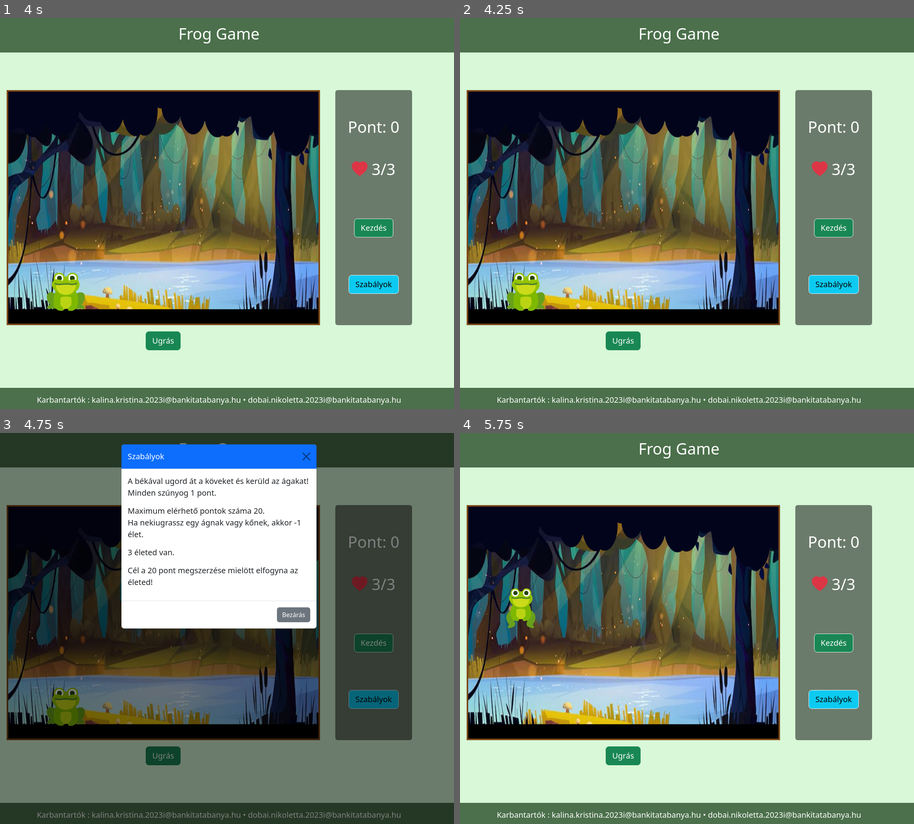
Above: before the commit, frames 1-4 (two rows, left to right).
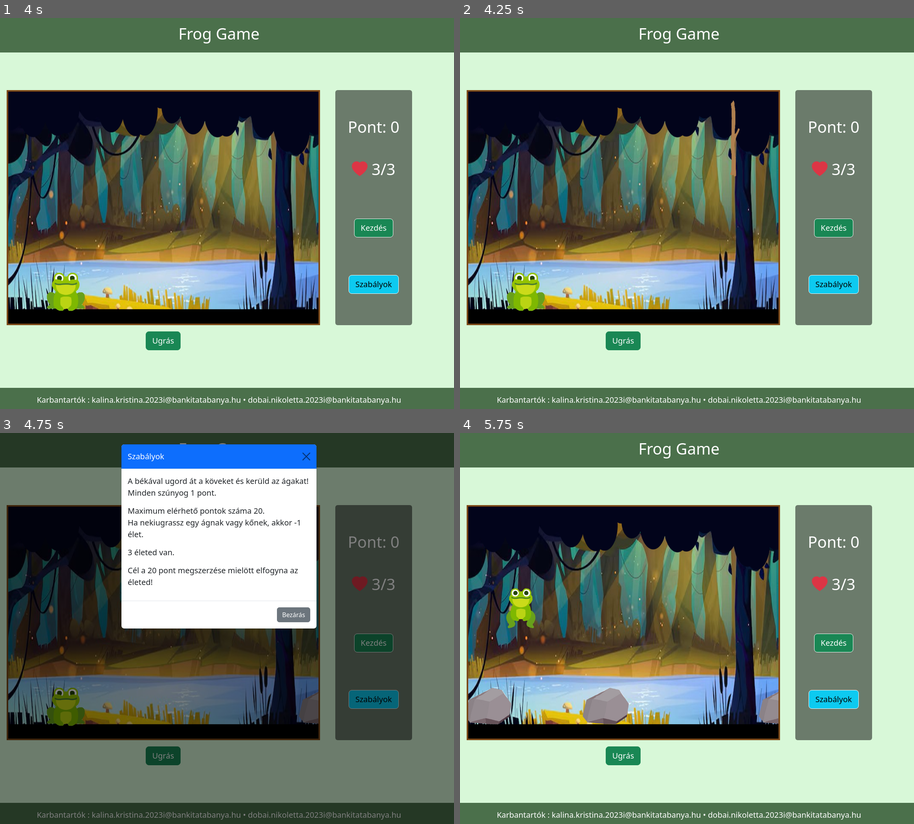
Above: after the commit, the same moments.

Repository: krisz28/Frog-Game
Game: browser game, page index.html
The game is run twice, just before and just after one commit, with the same random seed, the same clock (stepped at 60 frames per second) and the same inputs.
Inputs (mouse positions are in pixels of both pictures, inside the frame that each line leads up to; where the layout moved, square brackets give the same spot in the first picture):
- Up to frame 1 (4 s): click (208, 213) at 0.27 s; click (208, 252) at 1.07 s; click "Szabályok" at 1.27 s; click (127, 174) at 1.67 s; click "Close" at 1.77 s; click "Close" at 1.87 s; click (290, 154) at 2.27 s; click "Ugrás" at 2.47 s; click (267, 291) at 2.87 s; click "Kezdés" at 3.07 s; click (108, 311) at 3.47 s; click "Kezdés" at 3.67 s
- Up to frame 2 (4.25 s): click (668, 135) at 4.07 s
- Up to frame 3 (4.75 s): click "Szabályok" at 4.27 s; click (431, 648) [331, 648] at 4.67 s
- Up to frame 4 (5.75 s): click "Close" at 4.77 s; click "Bezárás" at 4.87 s; click (546, 628) at 5.27 s; click "Ugrás" at 5.47 s

Frame 1 is identical in both runs. In frame 2, 0.2% of the frame differs, in the area x 59-62%, y 21-41%; in frame 3, 0.3%; in frame 4, 1.7%, in the area x 1-71%, y 65-75%.

Commit message:
elemek ki vágása és megjelenése

Diff:
--- a/css/style.css
+++ b/css/style.css
@@ -60,7 +60,7 @@
 }
 .ag{
     background-image: url("../img/ag.png");
-    width: 50px;
+    width: 1000px;
     height: 200px;
     top: 20px;
 }
--- a/js/Elemek.js
+++ b/js/Elemek.js
@@ -9,9 +9,8 @@
 
     static #elet = 3;/* nincs */
 
-    constructor(x,y,container, speed){
+    constructor(x,container, speed){
         this.setX(x);
-        this.setY(y);
         this.setSpeed(speed);
         this.setContainer(container);
         this.createElement();
@@ -33,7 +32,7 @@
         this.#element = document.createElement("div");
         this.#element.style.left = this.#x + "px";
         this.#element.style.top = this.#y + "px";
-        this.#isAg = Math.random() < 0.3;
+        this.#isAg = Math.random() < 0.5;
         this.#element.classList.add(this.#isAg ? "ag" : "ko")
         this.#container.appendChild(this.#element);
     }
--- a/js/script.js
+++ b/js/script.js
@@ -1,4 +1,6 @@
 var gameInterval = null;
+var gameIntervalSzunyog = null;
+var gameIntervalElemek = null;
 var gameArea = document.querySelector("section");
 var beka = new Beka(90, 450, "section", 25);
 var scoreInterval = null;
@@ -14,12 +16,17 @@
             }
         });
         scoreListener();
-        gameInterval = setInterval(() => {
+        gameIntervalSzunyog = setInterval(() => {
             var y = Math.random() * (gameArea.offsetHeight - 50);
             var speed = 1 + Math.random() * 2;
             var obj = new Szunyog(gameArea.offsetWidth, y, speed, "section");
             obj.move();
         }, 10000);
+        gameIntervalElemek = setInterval(() => {
+            var speed = 15;
+            var obj = new Elemek(gameArea.offsetWidth,  "section", speed);
+            obj.move();
+        }, 1000);
     }
 });
 
Binary file changed: img/ag.png
Binary file changed: img/ko.png
Binary file changed: img/szunyog.png
